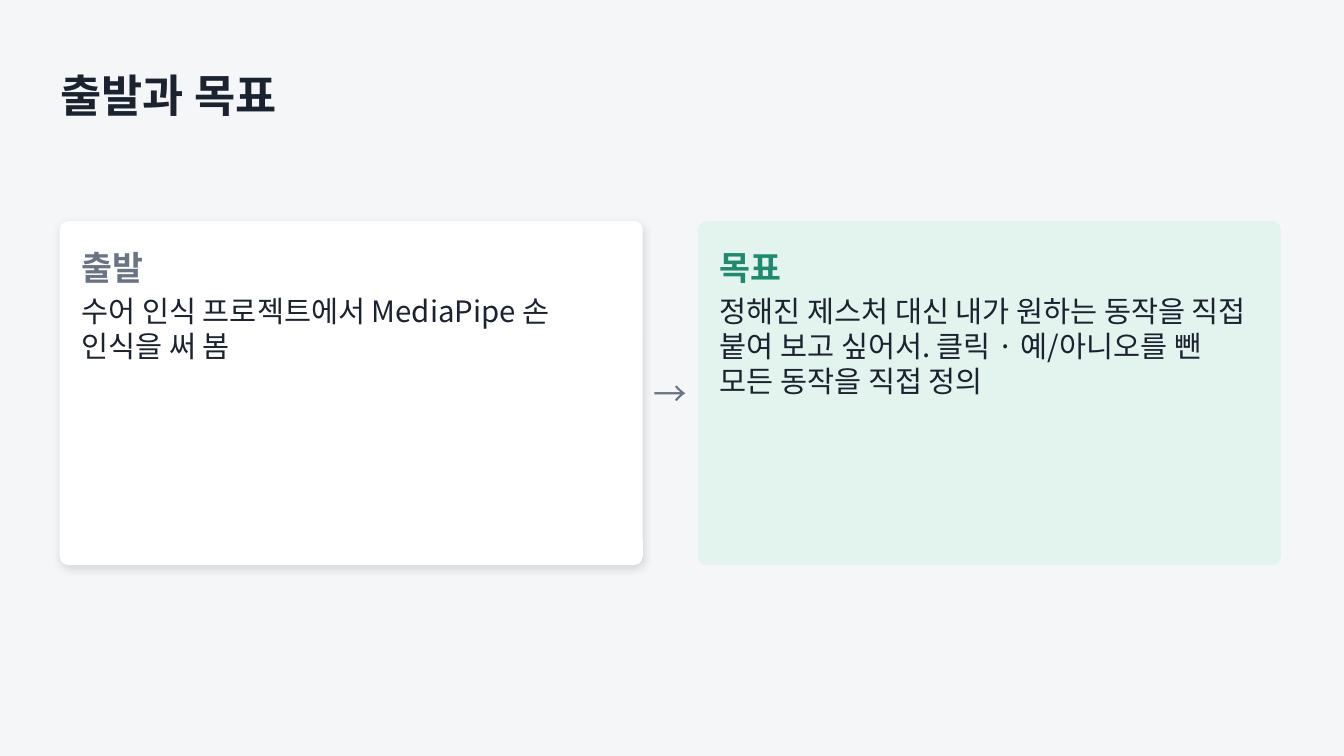
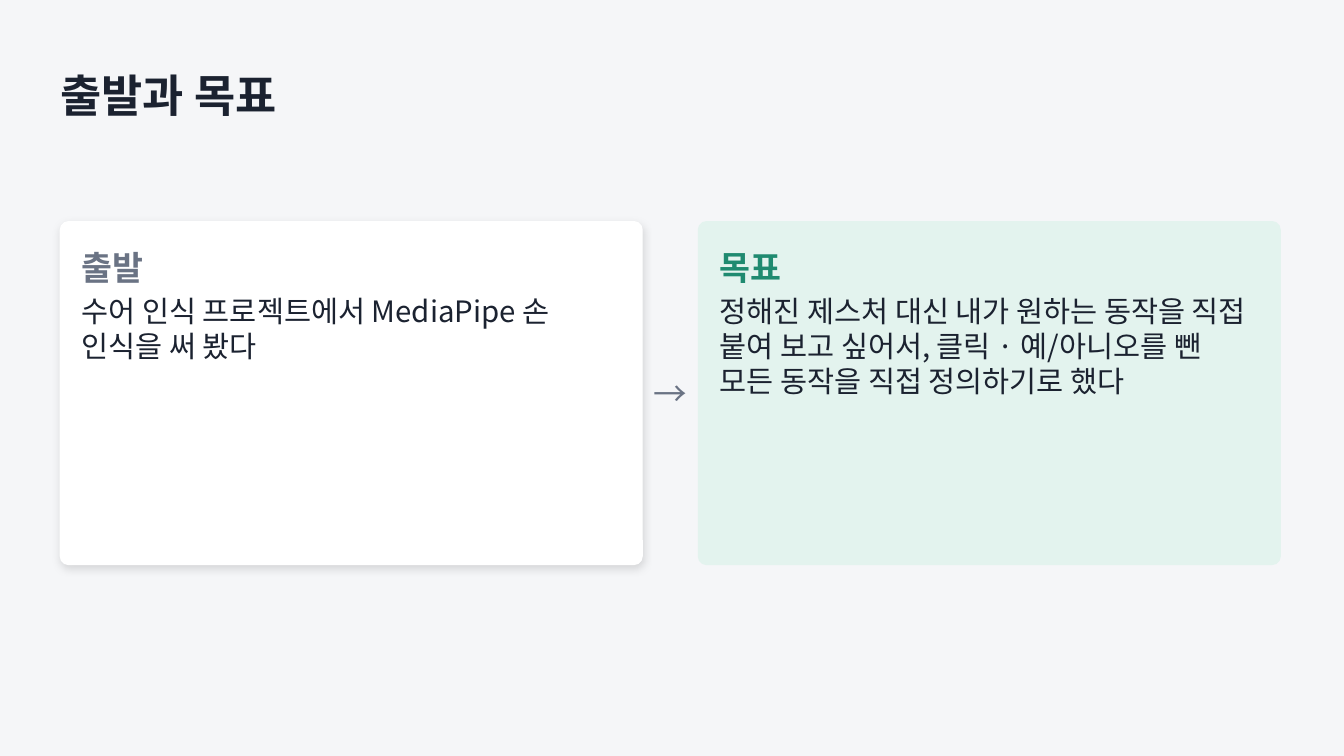
Before and after one commit to JungUH-0/JungPra, a slide deck: slide 2 of pythonpra/myproject/ppt/assistant_process.pptx. Drawn at 1344x756 pixels with LibreOffice and Linux fonts; fonts in the diff are those of the drawing. Boxes give left, top, right and bottom in pixels: in the first picture for what was removed or moved away, otherwise in the second. Text is boxed around its words. In the diff, an @@ line names an element or a change of style, - is before the commit and + after.

```diff
--- a/pythonpra/myproject/ppt/assistant_process.pptx
+++ b/pythonpra/myproject/ppt/assistant_process.pptx
@@ text at bbox=[82, 297, 550, 360]: text changed @@
-수어 인식 프로젝트에서 MediaPipe 손 인식을 써 봄
+수어 인식 프로젝트에서 MediaPipe 손 인식을 써 봤다
@@ text at bbox=[720, 297, 1246, 395]: text changed @@
-정해진 제스처 대신 내가 원하는 동작을 직접 붙여 보고 싶어서. 클릭 · 예/아니오를 뺀 모든 동작을 직접 정의
+정해진 제스처 대신 내가 원하는 동작을 직접 붙여 보고 싶어서, 클릭 · 예/아니오를 뺀 모든 동작을 직접 정의하기로 했다
```
Also in this commit, not shown: 10 other slides changed, 1 slide added, 2 slides removed, 2 other files.
